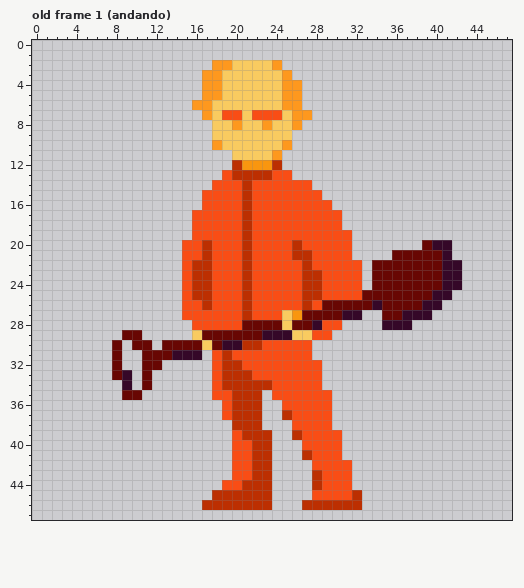
Edited in one commit: pixel-art file (Assets/Sprites/coveiro.ase). This is how it looked before the edit.
48x48 pixels, 15 frames. Shown: old frame 1 (andando). The commit also changed other frames, which this record leaves out.
The result:
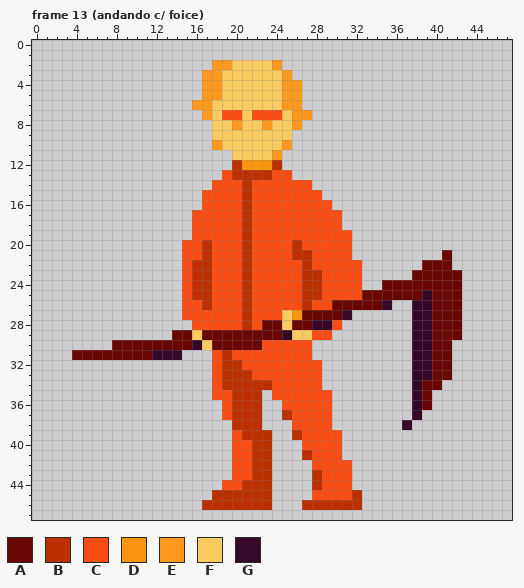
Palette (. is transparent): A #680703  B #bc2f01  C #f94d15  D #f9960f  E #fe981e  F #f9cb60  G #350828
A new or re-ordered frame is compared with the old frame closest to it.
Diff:
frames 15 -> 24
layer "foice na mão" added
layer "pá na mão" removed
Frame 13 (andando c/ foice) is new; against old frame 1 (andando):
There is now colour A in row 25 at x 42; in row 26 at x 41 to 42; in rows 27 to 28 at x 40 to 42; in row 29 at x 14 to 15 and 40 to 42; in row 30 at x 9, 12 and 40 to 41; in row 31 at x 4 to 7, 9 to 10 and 40 to 41.
There is now colour A in rows 32 to 33 at x 40 to 41; in row 34 at x 39 to 40; in rows 35 to 36 at x 39.
The edit turns colour B into colour A in row 30 at x 21 to 22.
The edit turns colour G into colour A in rows 21 to 22 at x 41; in rows 23 to 24 at x 41 to 42; in row 25 at x 40 to 41; in row 26 at x 34 and 40; in row 29 at x 23 to 24; in row 30 at x 19 to 20.
The edit turns colour A into colour B in row 28 at x 21.
The edit turns colour A into colour C in row 26 at x 29; in row 28 at x 22.
There is now colour G in rows 28 to 33 at x 38 to 39; in rows 34 to 37 at x 38; in row 38 at x 37.
The edit turns colour A into colour G in row 25 at x 39; in row 26 at x 35 and 38; in row 30 at x 16; in row 31 at x 12 to 13.
The edit turns colour C into colour G in row 28 at x 29.
The author cleared colour A in row 20 at x 39; in row 21 at x 36 to 40; in row 22 at x 34 to 38; in row 23 at x 34 to 37; in row 24 at x 34; in row 26 at x 36 to 37.
The author cleared colour A in row 27 at x 35 to 36; in row 29 at x 9 to 10; in row 32 at x 8 and 11 to 12; in row 33 at x 8 and 11; in row 34 at x 11; in row 35 at x 9 to 10.
The author cleared colour G in row 20 at x 40 to 41; in row 22 at x 42; in row 27 at x 32 and 37; in row 28 at x 35 to 37; in row 31 at x 15 to 16; in rows 33 to 34 at x 9.
Changed places in both pictures, as pixel boxes (x1, y1, x2, y2):
changed: (72, 240, 462, 430)
